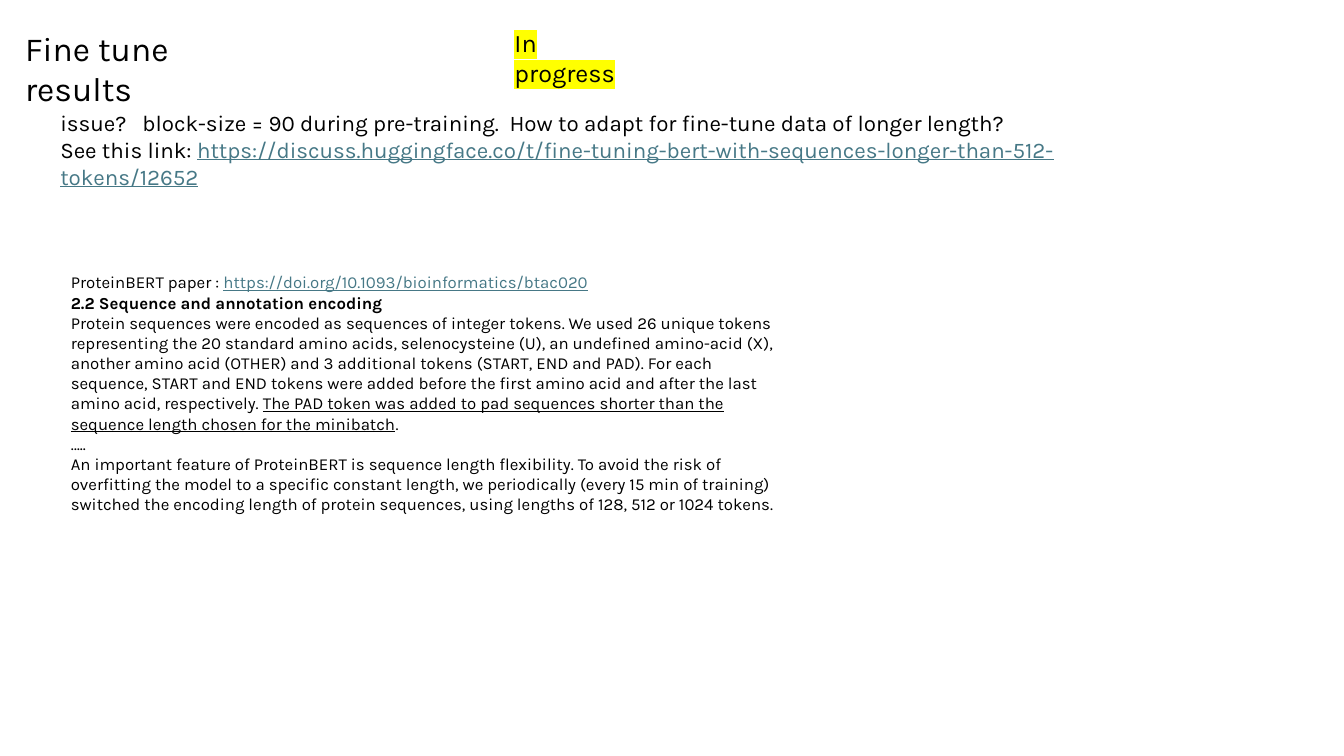
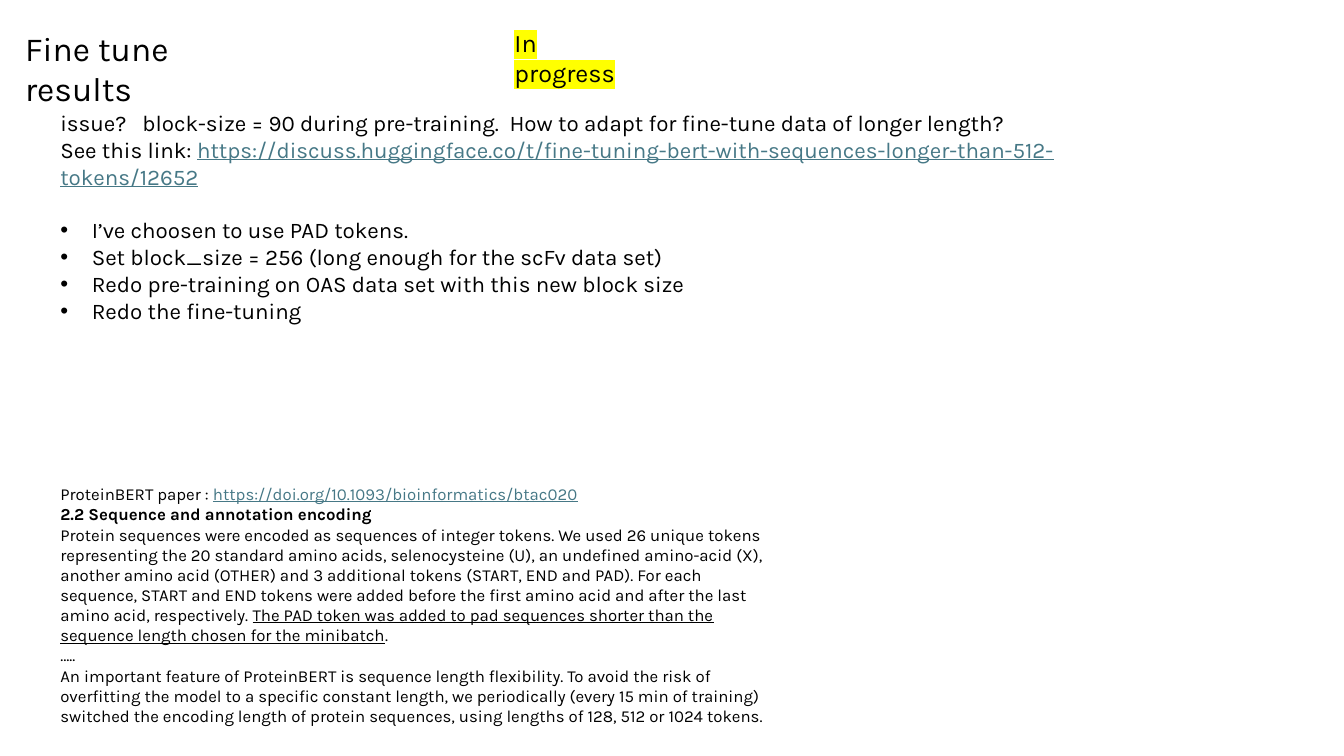
Before and after one commit to planaria158/BERT, a slide deck: slide 11 of Experiments.pptx. Drawn at 1344x756 pixels with LibreOffice and Linux fonts; fonts in the diff are those of the drawing. Boxes give left, top, right and bottom in pixels: in the first picture for what was removed or moved away, otherwise in the second. Text is boxed around its words. In the diff, an @@ line names an element or a change of style, - is before the commit and + after.

Commit message:
slide deck

```diff
--- a/Experiments.pptx
+++ b/Experiments.pptx
@@ text at bbox=[92, 222, 683, 325]: paragraphs added @@
+• I’ve choosen to use PAD tokens.
+• Set block_size = 256 (long enough for the scFv data set)
+• Redo pre-training on OAS data set with this new block size
+• Redo the fine-tuning
@@ text "ProteinBERT paper : https://doi.org/10.1093/bioinformatics/b ...": place and size @@
-text "ProteinBERT paper : https://doi.org/10.1093/bioinformatics/b ..." at bbox=[71, 275, 773, 514]
+text "ProteinBERT paper : https://doi.org/10.1093/bioinformatics/b ..." at bbox=[60, 487, 762, 726]
```
Also in this commit, not shown: 1 other slide changed.
